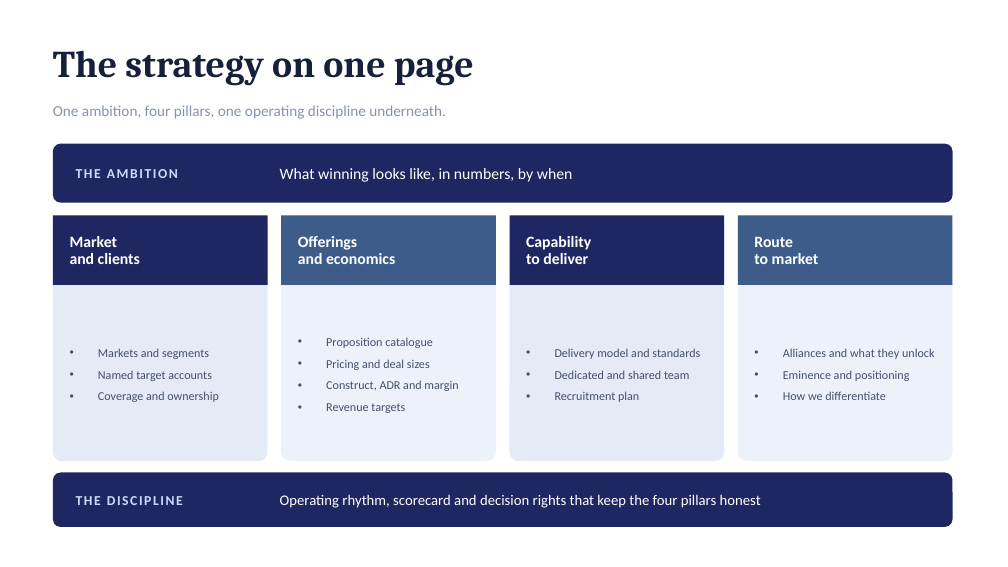
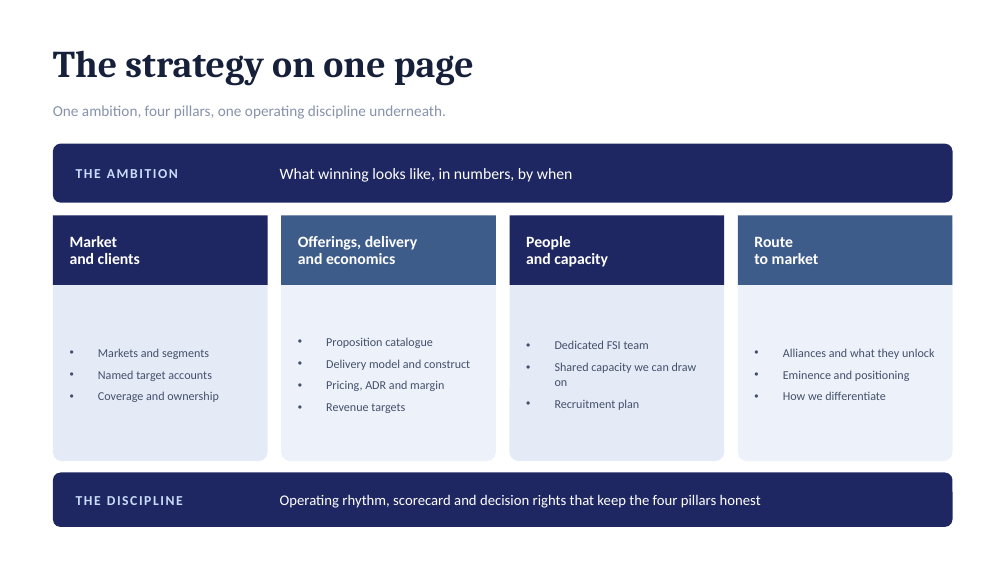
Before and after one commit to dhajjar-cyber/bae, a slide deck: slide 4 of FSI strategy/EAIND-FSI-Strategy-Development-Plan.pptx. Drawn at 1008x567 pixels with LibreOffice and Linux fonts; fonts in the diff are those of the drawing. Boxes give left, top, right and bottom in pixels: in the first picture for what was removed or moved away, otherwise in the second. Text is boxed around its words. In the diff, an @@ line names an element or a change of style, - is before the commit and + after.

```diff
--- a/FSI strategy/EAIND-FSI-Strategy-Development-Plan.pptx
+++ b/FSI strategy/EAIND-FSI-Strategy-Development-Plan.pptx
@@ text at <box>298,236,417,250</box>: text changed @@
-Offerings
+Offerings, delivery
@@ text at <box>526,236,608,267</box>: text changed @@
-Capability
-to deliver
+People
+and capacity
@@ text at <box>326,359,470,391</box>: text changed @@
-• Pricing and deal sizes
-• Construct, ADR and margin
+• Delivery model and construct
+• Pricing, ADR and margin
@@ text at <box>555,340,697,386</box>: text changed @@
-• Delivery model and standards
-• Dedicated and shared team
+• Dedicated FSI team
+• Shared capacity we can draw on
```
Also in this commit, not shown: 9 other slides changed, 2 other files.
